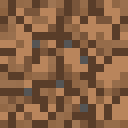
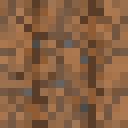
Layers edited between the first and the second 128x128 image:
added layer "farmland copy" (luminosity, 53%) above "cracks" over [0, 0, 128, 128]
